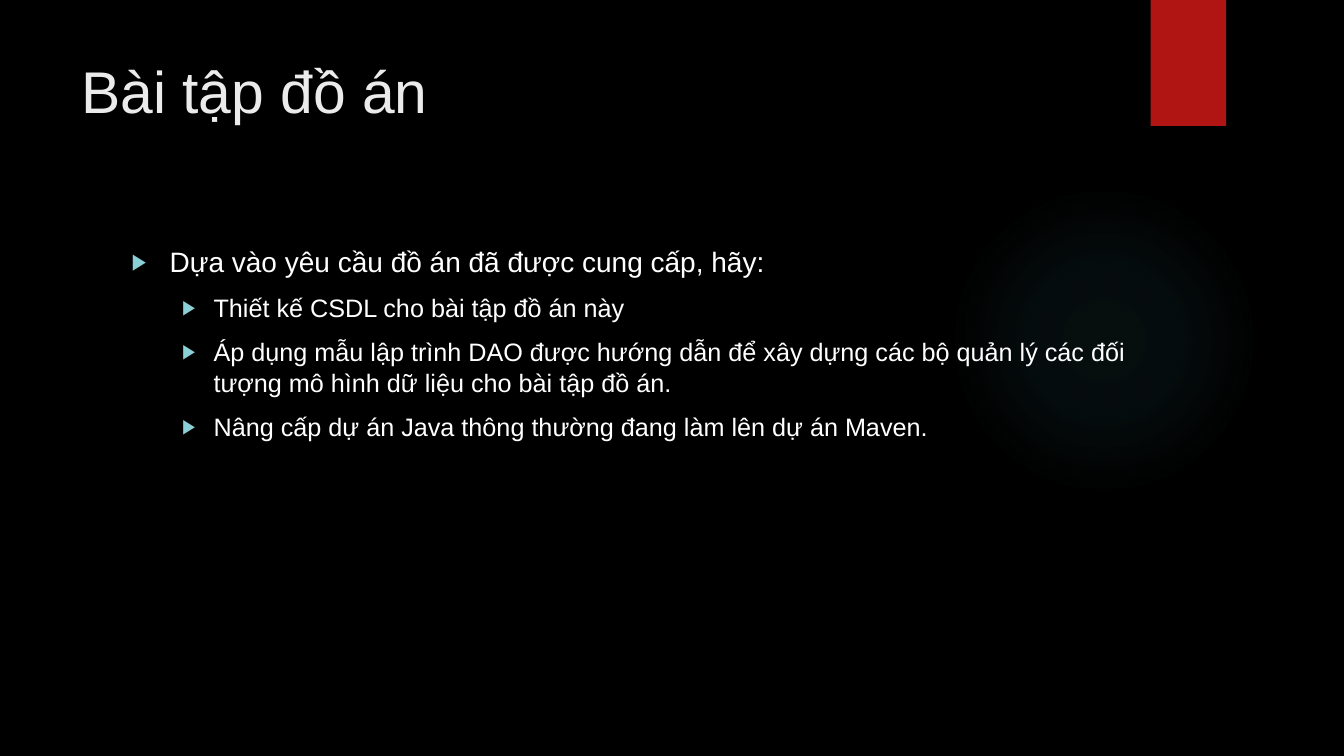
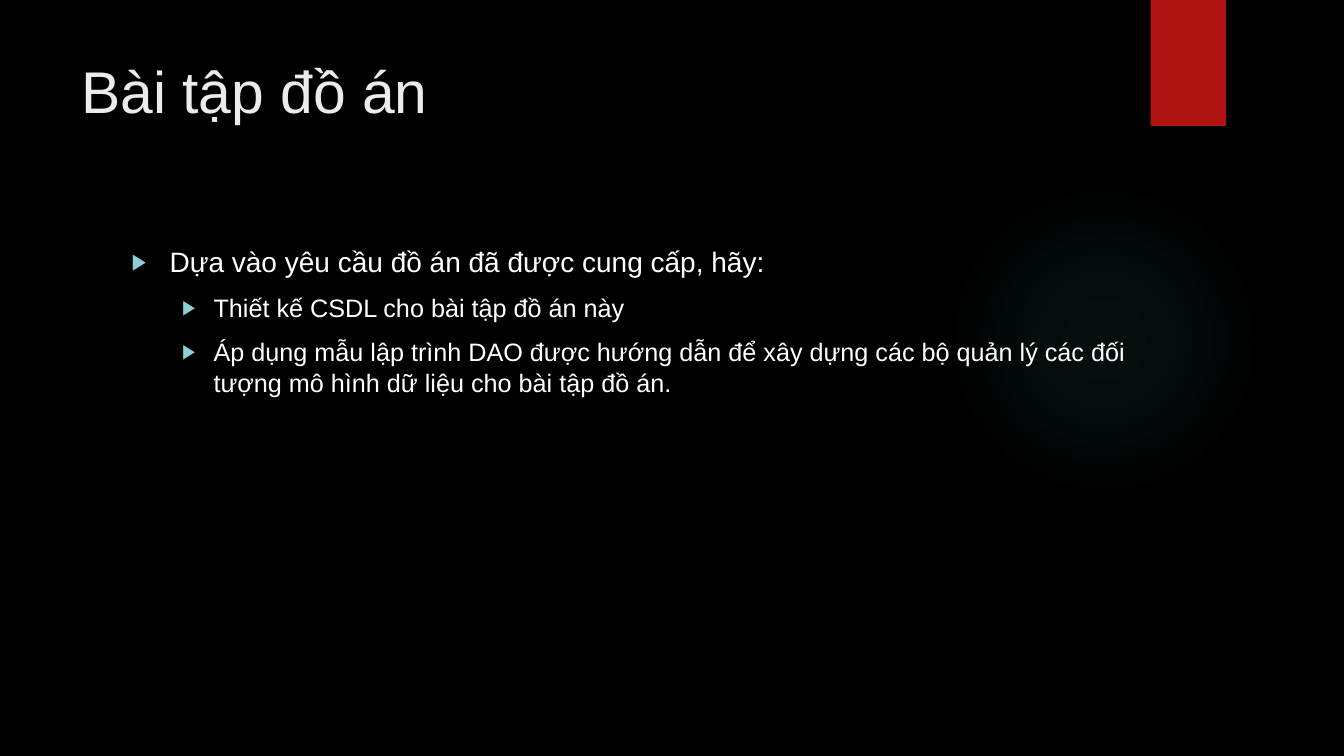
Before and after one commit to lequochai26/GDUTraining_Basic_Java_Web_Development, a slide deck: slide 22 of Slides/Day_6_2.pptx (slide 35 before the commit). Drawn at 1344x756 pixels with LibreOffice and Linux fonts; fonts in the diff are those of the drawing; background and template pictures are left out. Boxes give left, top, right and bottom in pixels: in the first picture for what was removed or moved away, otherwise in the second. Text is boxed around its words. In the diff, an @@ line names an element or a change of style, - is before the commit and + after.

Commit message:
Modified Day_6_2 slides.

```diff
--- a/Slides/Day_6_2.pptx
+++ b/Slides/Day_6_2.pptx
@@ text at [214,416,928,442]: paragraph removed @@
-  ▶ Nâng cấp dự án Java thông thường đang làm lên dự án Maven.
```
Also in this commit, not shown: 13 slides removed.
